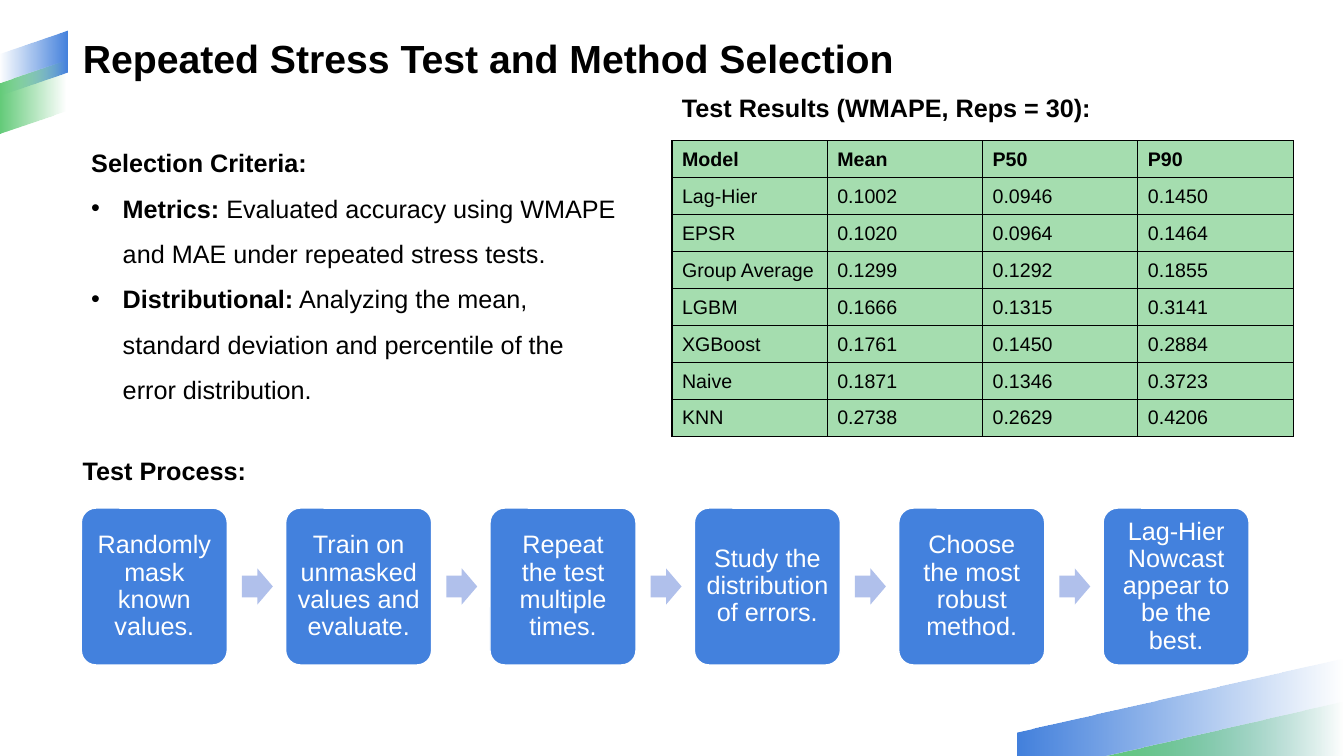
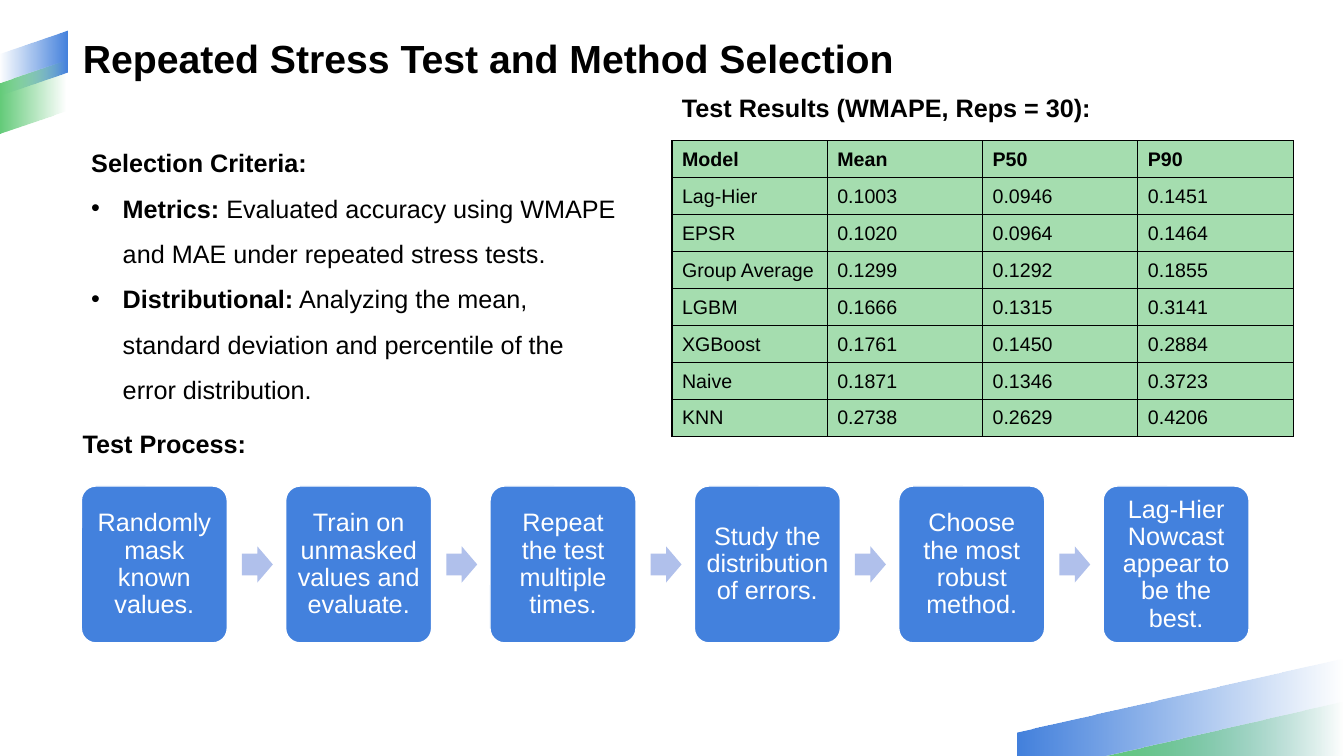
Before and after one commit to NathanPalaiologos/CMG-case-study, a slide deck: slide 6 of CMG Case Study Slide.pptx. Drawn at 1344x756 pixels with LibreOffice and Linux fonts; fonts in the diff are those of the drawing; background and template pictures are left out. Boxes give left, top, right and bottom in pixels: in the first picture for what was removed or moved away, otherwise in the second. Text is boxed around its words. In the diff, an @@ line names an element or a change of style, - is before the commit and + after.

Commit message:
close case study

```diff
--- a/CMG Case Study Slide.pptx
+++ b/CMG Case Study Slide.pptx
@@ table at [673,141,1294,438] @@
-row 2, column 2: 0.1002
+row 2, column 2: 0.1003
-row 2, column 4: 0.1450
+row 2, column 4: 0.1451
@@ 6 texts, 6 rounded rectangles: place and size @@
-6 texts, 6 rounded rectangles at [82,508,1249,665]
+6 texts, 6 rounded rectangles at [82,486,1249,643]
@@ 5 right arrows, 1 text: place and size @@
-5 right arrows, 1 text at [83,462,1091,605]
+5 right arrows, 1 text at [83,435,1091,583]
```
Also in this commit, not shown: 9 other slides changed, 10 other files.
